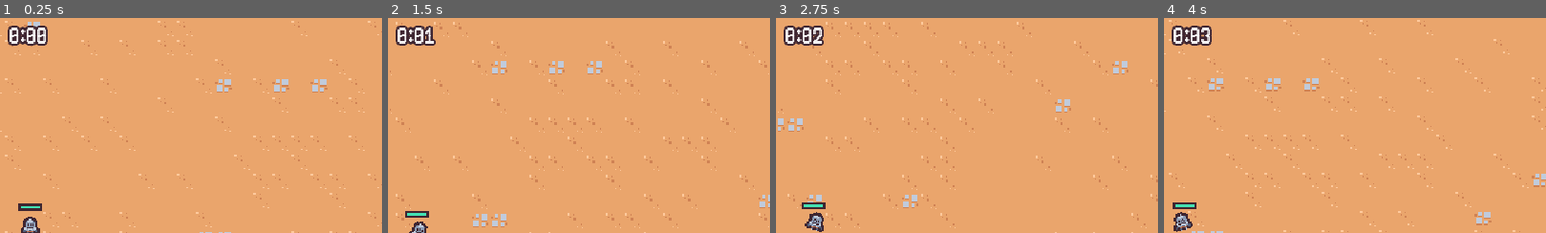
Above: before the commit, frames 1-4 (left to right).
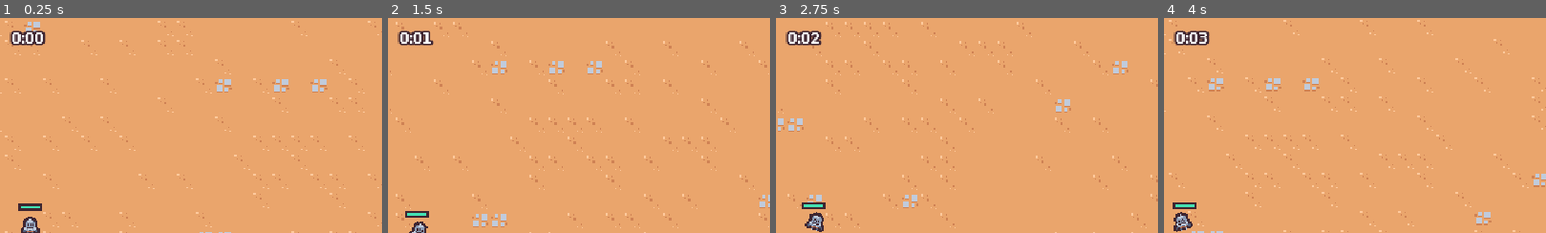
Above: after the commit, the same moments.

Repository: booltcher/godot-survivor
Game: Godot game, scene res://scenes/main/main.tscn
Same seed, same stepped clock (60 frames per second), same inputs: the game is played once before the commit and once after it.
Inputs (mouse positions are % of the whole screen's width and height, from its top left):
- Up to frame 1 (0.25 s): no input
- Up to frame 2 (1.5 s): move the mouse to (72, 45) at 0.52 s; press the mouse at (72, 45) at 0.53 s; hold D (move_right) 0.53-1.28 s; move the mouse to (30, 55) at 1.27 s; release the mouse at (30, 55) at 1.28 s; hold S (move_down) from 1.28 s (still down); click (30, 55) at 1.35 s
- Up to frame 3 (2.75 s): move the mouse to (60, 28) at 2.02 s; release S (move_down) at 2.03 s; press the mouse at (60, 28) at 2.03 s; hold D (move_right) from 2.03 s (still down)
- Up to frame 4 (4 s): move the mouse to (45, 70) at 2.77 s; release D (move_right) at 2.78 s; release the mouse at (45, 70) at 2.78 s; hold W (move_up) 2.78-3.53 s; click (45, 70) at 2.85 s; move the mouse to (80, 65) at 3.52 s; press the mouse at (80, 65) at 3.53 s; hold A (move_left) from 3.53 s (still down)
The pictures show only the part of the screen within x 46-96%, y 0-50%; the shares and areas given below are measured in that part.

The runs differ from the first frame. In frame 1, 0.8% of the frame differs, in the area x 2-13%, y 3-13%; in frame 2, 0.7%; in frame 3, 0.8%; in frame 4, 0.8%.

Commit message:
feat: add upgrade animation

Diff:
--- a/project.godot
+++ b/project.godot
@@ -42,6 +42,7 @@
 enemy=""
 foreground_layer=""
 entities_layer=""
+upgrade_cards=""
 
 [gui]
 
--- a/resources/theme/base_theme.tres
+++ b/resources/theme/base_theme.tres
@@ -1,6 +1,30 @@
-[gd_resource type="Theme" load_steps=2 format=3 uid="uid://bmvfg6y2lgobx"]
+[gd_resource type="Theme" load_steps=5 format=3 uid="uid://bmvfg6y2lgobx"]
 
-[ext_resource type="FontFile" uid="uid://ctdc87wcdgvk5" path="res://resources/theme/pixelFont-7-8x14-sproutLands.ttf" id="1_vfv43"]
+[ext_resource type="Texture2D" uid="uid://obtc6y7jr6wh" path="res://assets/ui/ui.png" id="1_oacy4"]
+[ext_resource type="FontFile" uid="uid://dqu8lfbn2q3uw" path="res://resources/theme/Uranus_Pixel_11Px.ttf" id="2_oacy4"]
+
+[sub_resource type="StyleBoxTexture" id="StyleBoxTexture_oacy4"]
+content_margin_left = 8.0
+content_margin_top = 8.0
+content_margin_right = 8.0
+content_margin_bottom = 8.0
+texture = ExtResource("1_oacy4")
+texture_margin_left = 1.0
+texture_margin_top = 1.0
+texture_margin_right = 1.0
+texture_margin_bottom = 1.0
+region_rect = Rect2(18, 2, 12, 12)
+
+[sub_resource type="StyleBoxTexture" id="StyleBoxTexture_tl3fy"]
+texture = ExtResource("1_oacy4")
+texture_margin_left = 3.0
+texture_margin_top = 6.0
+texture_margin_right = 3.0
+texture_margin_bottom = 3.0
+region_rect = Rect2(0, 0, 16, 16)
 
 [resource]
-default_font = ExtResource("1_vfv43")
+default_font = ExtResource("2_oacy4")
+AltPanelContainer/base_type = &"PanelContainer"
+AltPanelContainer/styles/panel = SubResource("StyleBoxTexture_oacy4")
+PanelContainer/styles/panel = SubResource("StyleBoxTexture_tl3fy")
--- a/scenes/ui/upgrade_card_item.gd
+++ b/scenes/ui/upgrade_card_item.gd
@@ -1,15 +1,48 @@
 extends PanelContainer
 
-@onready var name_label: Label = $VBoxContainer/NameLabel
-@onready var desc_label: Label = $VBoxContainer/DescLabel
+@onready var name_label: Label = $%NameLabel
+@onready var desc_label: Label = $%DescLabel
 signal select
 
+var disabled = false
 
 func set_upgrade_data(upgrade: AbilityUpgrade):
 	name_label.text = upgrade.name
 	desc_label.text = upgrade.description
 
 
+func play_in(delay: float = 0):
+	modulate = Color.TRANSPARENT
+	await get_tree().create_timer(delay).timeout
+	$AnimationPlayer.play("in")
+
+
+func select_card():
+	disabled = true
+	$AnimationPlayer.play("select")
+
+	for other_card in get_tree().get_nodes_in_group("upgrade_cards"):
+		if other_card == self:
+			continue
+		other_card.play_discard()
+
+	await $AnimationPlayer.animation_finished
+	select.emit()
+
+
+func play_discard():
+	$AnimationPlayer.play("discard")
+
+
 func _on_gui_input(event: InputEvent) -> void:
+	if disabled:
+		return
+
 	if event.is_action_pressed("left_click"):
-		select.emit()
+		select_card()
+
+
+
+
+func _on_mouse_entered() -> void:
+	$HoverAnimationPlayer.play("hover")
--- a/scenes/ui/upgrade_card_item.tscn
+++ b/scenes/ui/upgrade_card_item.tscn
@@ -1,24 +1,227 @@
-[gd_scene load_steps=2 format=3 uid="uid://dftq355ywooe7"]
+[gd_scene load_steps=11 format=3 uid="uid://dftq355ywooe7"]
 
 [ext_resource type="Script" uid="uid://bq0otg7f65t7o" path="res://scenes/ui/upgrade_card_item.gd" id="1_c7c43"]
-
-[node name="UpgradeCardItem" type="PanelContainer"]
+[ext_resource type="FontFile" uid="uid://dqu8lfbn2q3uw" path="res://resources/theme/Uranus_Pixel_11Px.ttf" id="2_b7g0g"]
+
+[sub_resource type="Animation" id="Animation_b7g0g"]
+resource_name = "in"
+length = 0.4
+step = 0.05
+tracks/0/type = "value"
+tracks/0/imported = false
+tracks/0/enabled = true
+tracks/0/path = NodePath(".:scale")
+tracks/0/interp = 2
+tracks/0/loop_wrap = true
+tracks/0/keys = {
+"times": PackedFloat32Array(0, 0.15, 0.4),
+"transitions": PackedFloat32Array(0.933034, 1, 1),
+"update": 0,
+"values": [Vector2(0, 0), Vector2(1.2, 1.2), Vector2(1, 1)]
+}
+tracks/1/type = "value"
+tracks/1/imported = false
+tracks/1/enabled = true
+tracks/1/path = NodePath(".:modulate")
+tracks/1/interp = 1
+tracks/1/loop_wrap = true
+tracks/1/keys = {
+"times": PackedFloat32Array(0),
+"transitions": PackedFloat32Array(1),
+"update": 0,
+"values": [Color(1, 1, 1, 1)]
+}
+
+[sub_resource type="Animation" id="Animation_3q1nr"]
+length = 0.001
+tracks/0/type = "value"
+tracks/0/imported = false
+tracks/0/enabled = true
+tracks/0/path = NodePath(".:scale")
+tracks/0/interp = 1
+tracks/0/loop_wrap = true
+tracks/0/keys = {
+"times": PackedFloat32Array(0),
+"transitions": PackedFloat32Array(1),
+"update": 0,
+"values": [Vector2(1, 1)]
+}
+tracks/1/type = "value"
+tracks/1/imported = false
+tracks/1/enabled = true
+tracks/1/path = NodePath(".:modulate")
+tracks/1/interp = 1
+tracks/1/loop_wrap = true
+tracks/1/keys = {
+"times": PackedFloat32Array(0),
+"transitions": PackedFloat32Array(1),
+"update": 0,
+"values": [Color(1, 1, 1, 0)]
+}
+tracks/2/type = "value"
+tracks/2/imported = false
+tracks/2/enabled = true
+tracks/2/path = NodePath(".:rotation")
+tracks/2/interp = 1
+tracks/2/loop_wrap = true
+tracks/2/keys = {
+"times": PackedFloat32Array(0),
+"transitions": PackedFloat32Array(1),
+"update": 0,
+"values": [0.0]
+}
+
+[sub_resource type="Animation" id="Animation_3fwie"]
+resource_name = "select"
+length = 0.4
+step = 0.05
+tracks/0/type = "value"
+tracks/0/imported = false
+tracks/0/enabled = true
+tracks/0/path = NodePath(".:rotation")
+tracks/0/interp = 2
+tracks/0/loop_wrap = true
+tracks/0/keys = {
+"times": PackedFloat32Array(0, 0.05, 0.15, 0.4),
+"transitions": PackedFloat32Array(1, 1, 1, 1),
+"update": 0,
+"values": [0.0, 0.174533, -0.174533, 0.0]
+}
+tracks/1/type = "value"
+tracks/1/imported = false
+tracks/1/enabled = true
+tracks/1/path = NodePath(".:scale")
+tracks/1/interp = 2
+tracks/1/loop_wrap = true
+tracks/1/keys = {
+"times": PackedFloat32Array(0, 0.05, 0.4),
+"transitions": PackedFloat32Array(1, 1, 1),
+"update": 0,
+"values": [Vector2(1, 1), Vector2(1.2, 1.2), Vector2(1e-05, 1e-05)]
+}
+
+[sub_resource type="Animation" id="Animation_1rsge"]
+resource_name = "discard"
+length = 0.1
+step = 0.05
+tracks/0/type = "value"
+tracks/0/imported = false
+tracks/0/enabled = true
+tracks/0/path = NodePath(".:scale")
+tracks/0/interp = 1
+tracks/0/loop_wrap = true
+tracks/0/keys = {
+"times": PackedFloat32Array(0, 0.1),
+"transitions": PackedFloat32Array(1, 1),
+"update": 0,
+"values": [Vector2(1, 1), Vector2(0, 0)]
+}
+
+[sub_resource type="AnimationLibrary" id="AnimationLibrary_gspve"]
+_data = {
+&"RESET": SubResource("Animation_3q1nr"),
+&"discard": SubResource("Animation_1rsge"),
+&"in": SubResource("Animation_b7g0g"),
+&"select": SubResource("Animation_3fwie")
+}
+
+[sub_resource type="Animation" id="Animation_gspve"]
+resource_name = "hover"
+length = 0.3
+step = 0.05
+tracks/0/type = "value"
+tracks/0/imported = false
+tracks/0/enabled = true
+tracks/0/path = NodePath(".:rotation")
+tracks/0/interp = 2
+tracks/0/loop_wrap = true
+tracks/0/keys = {
+"times": PackedFloat32Array(0, 0.05, 0.1, 0.3),
+"transitions": PackedFloat32Array(1, 1, 1, 1),
+"update": 0,
+"values": [0.0, -0.0523599, 0.0523599, 0.0]
+}
+
+[sub_resource type="Animation" id="Animation_lbriu"]
+length = 0.001
+tracks/0/type = "value"
+tracks/0/imported = false
+tracks/0/enabled = true
+tracks/0/path = NodePath(".:rotation")
+tracks/0/interp = 1
+tracks/0/loop_wrap = true
+tracks/0/keys = {
+"times": PackedFloat32Array(0),
+"transitions": PackedFloat32Array(1),
+"update": 0,
+"values": [0.0]
+}
+
+[sub_resource type="AnimationLibrary" id="AnimationLibrary_3fwie"]
+_data = {
+&"RESET": SubResource("Animation_lbriu"),
+&"hover": SubResource("Animation_gspve")
+}
+
+[node name="UpgradeCardItem" type="PanelContainer" groups=["upgrade_cards"]]
+modulate = Color(1, 1, 1, 0)
 custom_minimum_size = Vector2(120, 150)
+offset_right = 122.0
+offset_bottom = 150.0
+pivot_offset = Vector2(61, 75)
 size_flags_horizontal = 4
 size_flags_vertical = 4
+mouse_filter = 1
 script = ExtResource("1_c7c43")
 
-[node name="VBoxContainer" type="VBoxContainer" parent="."]
-layout_mode = 2
-
-[node name="NameLabel" type="Label" parent="VBoxContainer"]
-layout_mode = 2
-text = "test name"
-
-[node name="DescLabel" type="Label" parent="VBoxContainer"]
+[node name="AnimationPlayer" type="AnimationPlayer" parent="."]
+libraries = {
+&"": SubResource("AnimationLibrary_gspve")
+}
+
+[node name="HoverAnimationPlayer" type="AnimationPlayer" parent="."]
+libraries = {
+&"": SubResource("AnimationLibrary_3fwie")
+}
+
+[node name="MarginContainer" type="MarginContainer" parent="."]
+layout_mode = 2
+mouse_filter = 2
+theme_override_constants/margin_left = 8
+theme_override_constants/margin_top = 8
+theme_override_constants/margin_right = 8
+theme_override_constants/margin_bottom = 8
+
+[node name="VBoxContainer" type="VBoxContainer" parent="MarginContainer"]
+layout_mode = 2
+mouse_filter = 2
+theme_override_constants/separation = 12
+
+[node name="PanelContainer" type="PanelContainer" parent="MarginContainer/VBoxContainer"]
+layout_mode = 2
+mouse_filter = 2
+theme_type_variation = &"AltPanelContainer"
+
+[node name="NameLabel" type="Label" parent="MarginContainer/VBoxContainer/PanelContainer"]
+unique_name_in_owner = true
+layout_mode = 2
+theme_override_colors/font_outline_color = Color(0.14902, 0.168627, 0.266667, 1)
+theme_override_constants/outline_size = 8
+theme_override_font_sizes/font_size = 14
+text = "测试"
+horizontal_alignment = 1
+vertical_alignment = 1
+
+[node name="DescLabel" type="Label" parent="MarginContainer/VBoxContainer"]
+unique_name_in_owner = true
 custom_minimum_size = Vector2(100, 0)
 layout_mode = 2
-text = "here is test description"
+theme_override_colors/font_outline_color = Color(0.14902, 0.168627, 0.266667, 1)
+theme_override_constants/outline_size = 6
+theme_override_fonts/font = ExtResource("2_b7g0g")
+theme_override_font_sizes/font_size = 14
+text = "这里是测试文本内容"
 autowrap_mode = 2
 
 [connection signal="gui_input" from="." to="." method="_on_gui_input"]
+[connection signal="mouse_entered" from="." to="." method="_on_mouse_entered"]
--- a/scenes/ui/upgrade_view.gd
+++ b/scenes/ui/upgrade_view.gd
@@ -10,13 +10,15 @@
 
 
 func set_upgrade_list(upgrades: Array[AbilityUpgrade]):
-	print("upgrades list:", upgrades)
+	var delay = 0
 
 	for upgradeItem in upgrades:
 		var card_instance = upgrade_card_item_scene.instantiate()
 		h_box_container.add_child(card_instance)
+		card_instance.play_in(delay)
 		card_instance.set_upgrade_data(upgradeItem)
 		card_instance.select.connect(on_select_upgrade.bind(upgradeItem))
+		delay += 0.2
 
 func on_select_upgrade(upgrade: AbilityUpgrade):
 	select_upgrade.emit(upgrade)
--- a/scenes/ui/upgrade_view.tscn
+++ b/scenes/ui/upgrade_view.tscn
@@ -17,4 +17,5 @@
 
 [node name="HBoxContainer" type="HBoxContainer" parent="MarginContainer"]
 layout_mode = 2
+theme_override_constants/separation = 16
 alignment = 1
Binary file removed: assets/first-sprite.png
Binary file added: assets/ui/ui.png
Not shown, changed: assets/ui/ui.png.import
Binary file added: resources/theme/Uranus_Pixel_11Px.ttf
Not shown, added: resources/theme/Uranus_Pixel_11Px.ttf.import
Binary file added: resources/theme/ark-pixel-12px-monospaced-zh_cn.ttf
Not shown, added: resources/theme/ark-pixel-12px-monospaced-zh_cn.ttf.import
